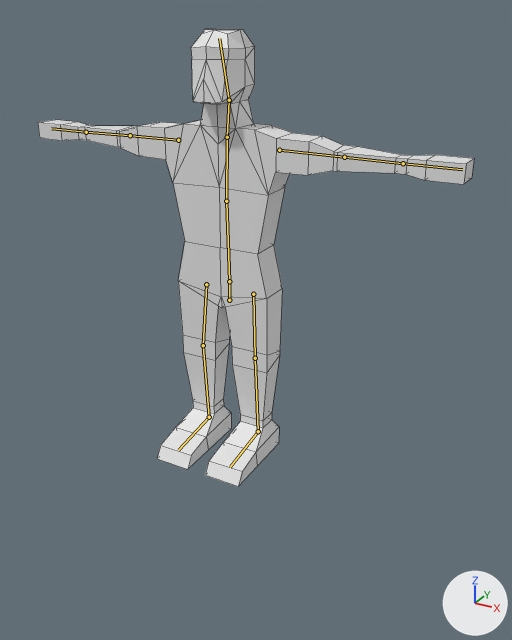
One commit to the Blender file Assets/Blends/Human.blend: the scene before it, then after it.
Before and after are seen from a camera (50 mm lens) standing at (1.56, -2.59, 1.97) and looking at (0.28, -0.26, 0.8). The axes (+X, +Y, +Z) are drawn at lower right. The lights are the same throughout. The bones that bend it are drawn over the model as lines. Mesh edges are drawn as thin lines.

The first picture shows 'HumanMesh'.
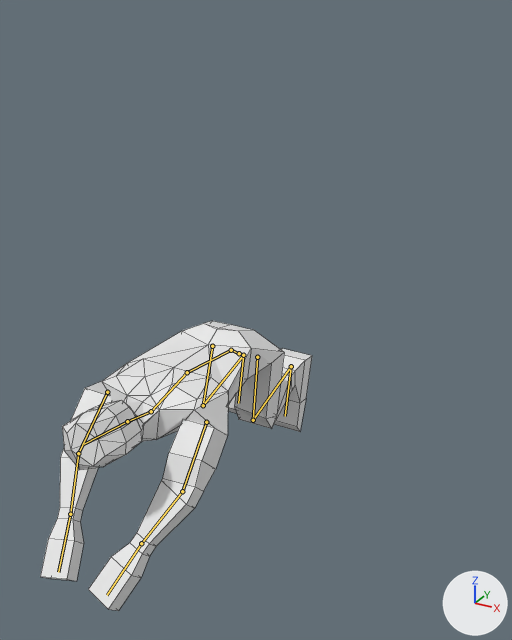
The newer file adds an action. The first version stands in its rest pose; the second is drawn at frame 18 of the action 'WallRunIdle'.

The change in detail:
Bone 'Pelvis' (bone_pelvis) moves from (0.0, 0.0, 0.0) to (0.0, -0.309, -0.079).
Bone 'Pelvis' (bone_pelvis) turns from (0, 0, 0) to (55, 0, 0) degrees about its own x, y and z.
Bone 'Stomach' (bone_stomach) turns from (0, 0, 0) to (25, 0, 0) degrees about its own x, y and z.
Bone 'Chest' (bone_chest) turns from (0, 0, 0) to (25, 0, 0) degrees about its own x, y and z.
Bone 'Neck' (bone_neck) turns from (0, 0, 0) to (-20, 0, 0) degrees about its own x, y and z.
Bone 'Head' (bone_head) turns from (0, 0, 0) to (-36, -54, 31) degrees about its own x, y and z.
Bone 'UArm.r' (bone_uarm_r) turns from (0, 0, 0) to (90, 60, 0) degrees about its own x, y and z.
Bone 'LArm.r' (bone_larm_r) turns from (0, 0, 0) to (15, 0, 0) degrees about its own x, y and z.
Bone 'UArm.l' (bone_uarm_l) turns from (0, 0, 0) to (90, -60, 0) degrees about its own x, y and z.
Bone 'LArm.l' (bone_larm_l) turns from (0, 0, 0) to (15, 0, 0) degrees about its own x, y and z.
Bone 'ULeg.r' (bone_uleg_r) turns from (0, 0, 0) to (65, 3, 2) degrees about its own x, y and z.
Bone 'LLeg.r' (bone_lleg_r) turns from (0, 0, 0) to (-110, 0, 0) degrees about its own x, y and z.
Bone 'Foot.r' (bone_foot_r) turns from (0, 0, 0) to (30, 0, 0) degrees about its own x, y and z.
Bone 'ULeg.l' (bone_uleg_l) turns from (0, 0, 0) to (65, -3, -2) degrees about its own x, y and z.
Bone 'LLeg.l' (bone_lleg_l) turns from (0, 0, 0) to (-110, 0, 0) degrees about its own x, y and z.
Bone 'Foot.l' (bone_foot_l) turns from (0, 0, 0) to (30, 0, 0) degrees about its own x, y and z.

Location of each change, [x1, y1, x2, y2] in pixels of the pictures (512 x 640 px):
'HumanMesh', posed (38% narrower, 37% shorter)
    before: [38, 29, 474, 487]
    after: [40, 321, 312, 611]
bone 'Pelvis', root to tip
    before: (229, 300) to (229, 281)
    after: (239, 353) to (231, 350)
bone 'Stomach', root to tip
    before: (229, 281) to (226, 201)
    after: (231, 350) to (187, 372)
bone 'Chest', root to tip
    before: (226, 201) to (227, 137)
    after: (187, 372) to (151, 411)
bone 'Neck', root to tip
    before: (227, 137) to (229, 100)
    after: (151, 411) to (127, 421)
bone 'Head', root to tip
    before: (229, 100) to (219, 38)
    after: (127, 421) to (84, 444)
bone 'UArm.r', root to tip
    before: (178, 140) to (130, 135)
    after: (107, 392) to (78, 453)
bone 'LArm.r', root to tip
    before: (130, 135) to (86, 132)
    after: (78, 453) to (70, 514)
bone 'UArm.l', root to tip
    before: (279, 150) to (344, 157)
    after: (206, 422) to (182, 491)
bone 'LArm.l', root to tip
    before: (344, 157) to (403, 163)
    after: (182, 491) to (141, 543)
bone 'ULeg.r', root to tip
    before: (206, 284) to (203, 345)
    after: (212, 346) to (203, 405)
bone 'LLeg.r', root to tip
    before: (203, 345) to (209, 417)
    after: (203, 405) to (243, 355)
bone 'Foot.r', root to tip
    before: (209, 417) to (178, 450)
    after: (243, 355) to (238, 403)
bone 'ULeg.l', root to tip
    before: (253, 294) to (255, 358)
    after: (257, 357) to (253, 420)
bone 'LLeg.l', root to tip
    before: (255, 358) to (258, 431)
    after: (253, 420) to (291, 366)
bone 'Foot.l', root to tip
    before: (258, 431) to (230, 467)
    after: (291, 366) to (285, 416)
